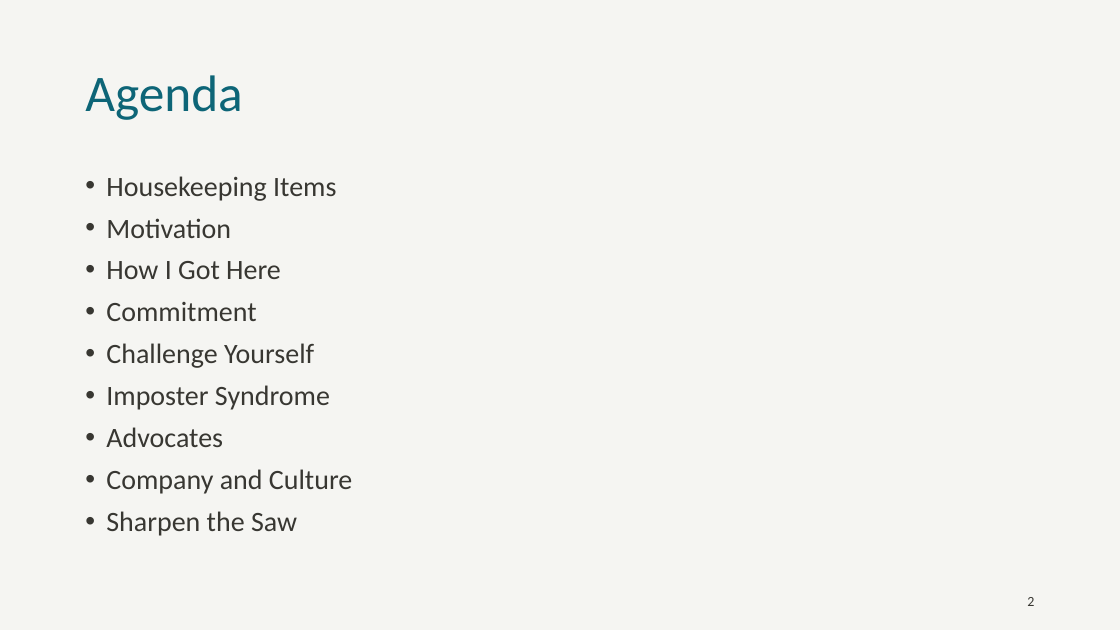
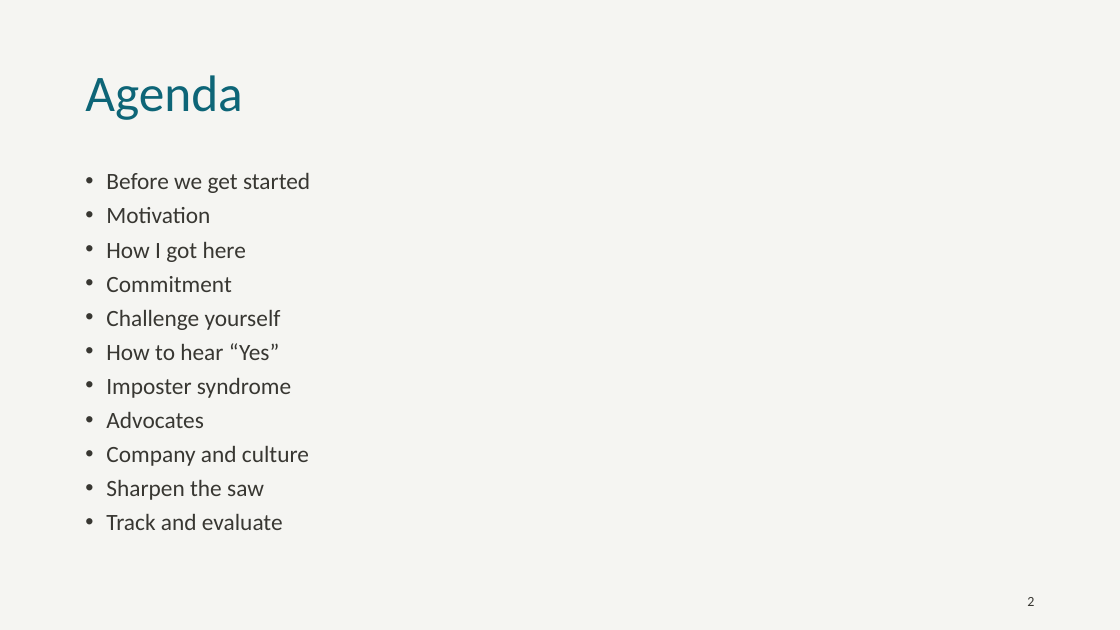
Before and after one commit to jkwuc89/Presentations, a slide deck: slide 2 of Senior Engineer Technical Track.pptx. Drawn at 1120x630 pixels with LibreOffice and Linux fonts; fonts in the diff are those of the drawing; background and template pictures are left out. Boxes give left, top, right and bottom in pixels: in the first picture for what was removed or moved away, otherwise in the second. Text is boxed around its words. In the diff, an @@ line names an element or a change of style, - is before the commit and + after.

Commit message:
Add Hotwire lightning talk, add/update Senior Engineering Technical Track

```diff
--- a/Senior Engineer Technical Track.pptx
+++ b/Senior Engineer Technical Track.pptx
@@ text at box(106, 173, 310, 193): text changed; size 24 to 20 pt @@
-• Housekeeping Items
+• Before we get started
@@ text at box(106, 207, 231, 428): size 24 to 20 pt in "Motivation", "Commitment", "Advocates"; line spacing 0.9 to 0.8 @@
@@ text at box(106, 242, 246, 262): text changed; size 24 to 20 pt @@
-• How I Got Here
+• How I got here
@@ text at box(106, 310, 291, 398): text changed; size 24 to 20 pt @@
-• Challenge Yourself
-• Imposter Syndrome
+• Challenge yourself
+• How to hear “Yes”
+• Imposter syndrome
@@ text at box(106, 446, 309, 530): text changed; size 24 to 20 pt @@
-• Company and Culture
-• Sharpen the Saw
+• Company and culture
+• Sharpen the saw
+• Track and evaluate
```
Also in this commit, not shown: 9 other slides changed, 7 slides added, 2 other files.
